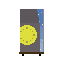
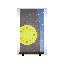
Two versions of the same layered image (64 x 64). Layer-by-layer changes:
added layer "Layer 8" (20%) above "Layer 7" over bbox(17, 8, 47, 55)
added layer "Layer 7" above "Layer 6" over bbox(17, 8, 47, 55)
